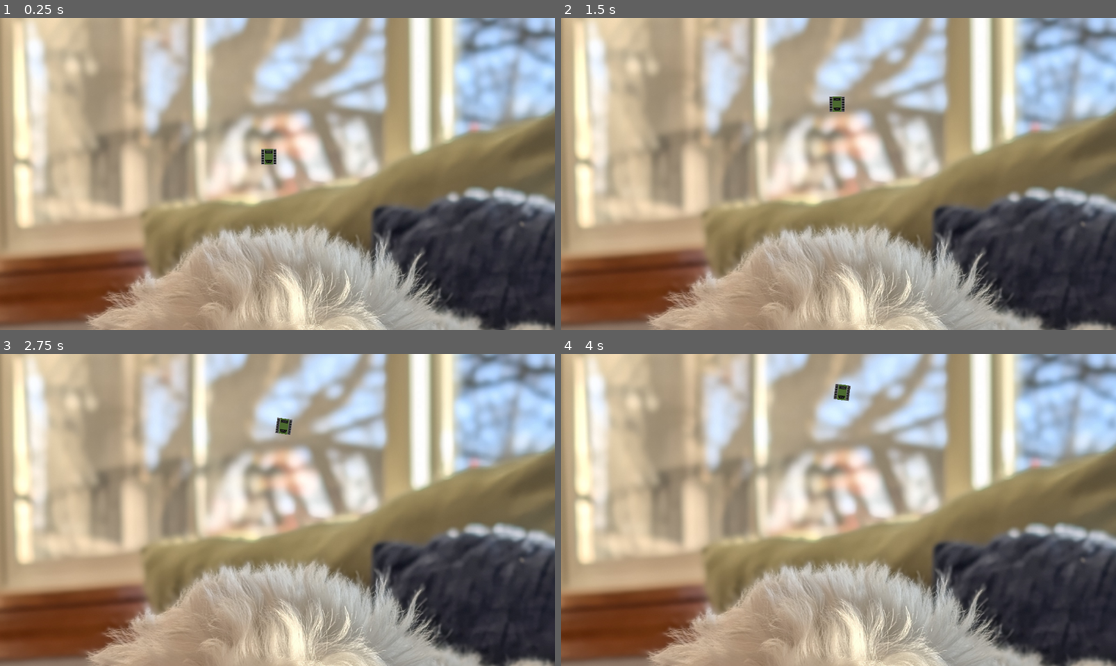
Above: before the commit, frames 1-4 (two rows, left to right).
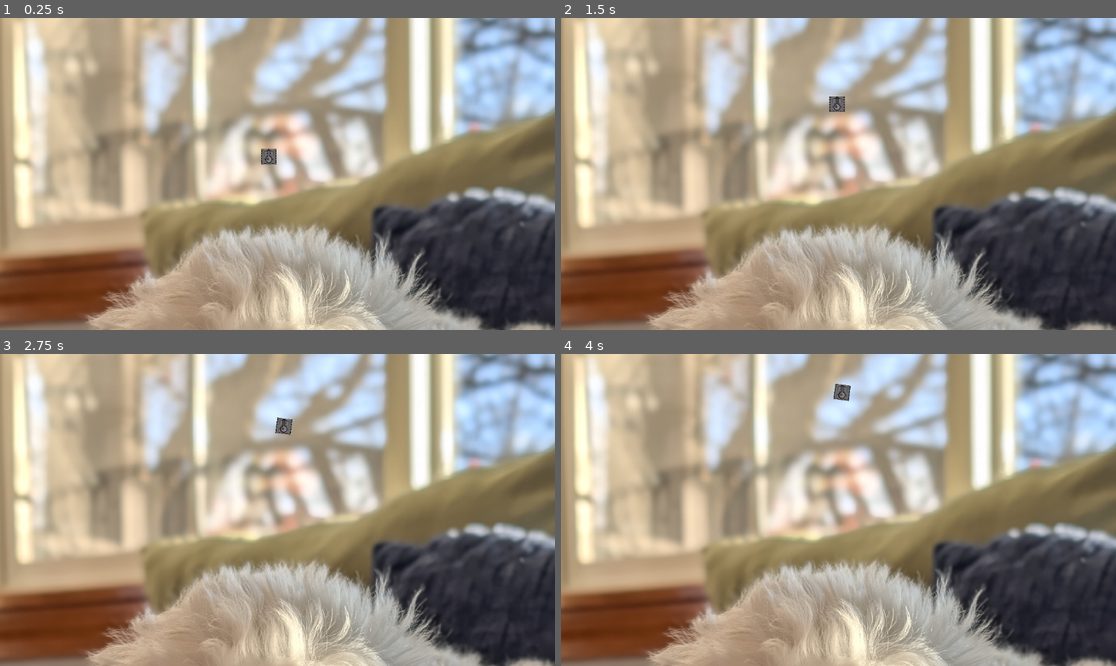
Above: after the commit, the same moments.

Repository: nmfightmaster/tank-survivor
Game: Godot game, scene res://scenes/world.tscn
Same seed, same stepped clock (60 frames per second), same inputs: the game is played once before the commit and once after it.
Inputs:
- Up to frame 1 (0.25 s): no input
- Up to frame 2 (1.5 s): tap Enter at 0.5 s; hold W (move_forward) 0.53-1.28 s; tap D (turn_clockwise) at 0.6 s; hold S (move_backward) from 1.28 s (still down); tap A (turn_counter_clockwise) at 1.35 s
- Up to frame 3 (2.75 s): release S (move_backward) at 2.03 s; hold W (move_forward) from 2.03 s (still down); tap D (turn_clockwise) at 2.1 s
- Up to frame 4 (4 s): tap A (turn_counter_clockwise) at 2.85 s; release W (move_forward) at 3.53 s; hold S (move_backward) from 3.53 s (still down); tap D (turn_clockwise) at 3.6 s

The runs differ from the first frame. In frame 1, 0.1% of the frame differs, in the area x 47-50%, y 41-47%; in frame 2, 0.1%; in frame 3, 0.1%; in frame 4, 0.1%.

Commit message:
update visuals

Diff:
--- a/scenes/player.tscn
+++ b/scenes/player.tscn
@@ -1,7 +1,8 @@
-[gd_scene load_steps=5 format=3 uid="uid://bjp2xgds1j05w"]
+[gd_scene load_steps=6 format=3 uid="uid://bjp2xgds1j05w"]
 
 [ext_resource type="Texture2D" uid="uid://vo08ekxrd68o" path="res://sprites/tank.png" id="1_3vyb7"]
 [ext_resource type="Script" uid="uid://spxucio84smr" path="res://scripts/player.gd" id="1_g2els"]
+[ext_resource type="Texture2D" uid="uid://gv36e3ouo0kq" path="res://sprites/turret.png" id="3_qhqgy"]
 
 [sub_resource type="BoxMesh" id="BoxMesh_g2els"]
 size = Vector3(32, 32, 0)
@@ -20,3 +21,6 @@
 
 [node name="TankCollision" type="CollisionShape2D" parent="."]
 shape = SubResource("RectangleShape2D_qhqgy")
+
+[node name="TankTurretSprite" type="Sprite2D" parent="."]
+texture = ExtResource("3_qhqgy")
--- a/scripts/player.gd
+++ b/scripts/player.gd
@@ -3,11 +3,13 @@
 @export var move_speed: float = 200.0
 @export var turn_speed: float = 2.0
 
+@onready var tank_body: Node2D = $TankBodyMesh
+
 func _physics_process(delta: float) -> void:
     var rotation_direction := Input.get_axis("turn_counter_clockwise", "turn_clockwise")
-    rotation += rotation_direction * turn_speed * delta
+    tank_body.rotation += rotation_direction * turn_speed * delta
 
     var move_direction := Input.get_axis("move_backward", "move_forward")
-    velocity = Vector2.UP.rotated(rotation) * move_direction * move_speed
+    velocity = Vector2.UP.rotated(tank_body.rotation) * move_direction * move_speed
 
     move_and_slide()
Binary file added: ref/top-down-tank.png
Not shown, added: ref/top-down-tank.png.import
Binary file changed: sprites/tank.aseprite
Binary file changed: sprites/tank.png
Binary file added: sprites/turret.aseprite
Binary file added: sprites/turret.png
Not shown, added: sprites/turret.png.import
